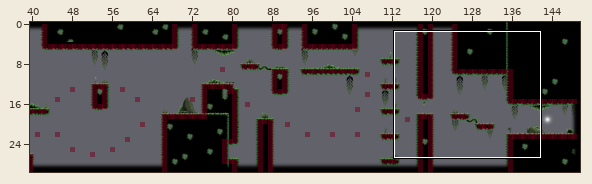
Tiled map, stored at 2D platformer/Output/Assets/maps/level1.tmx. The first picture is a wide view before the edit; the outline marks the close-up.
Close-up. Before:
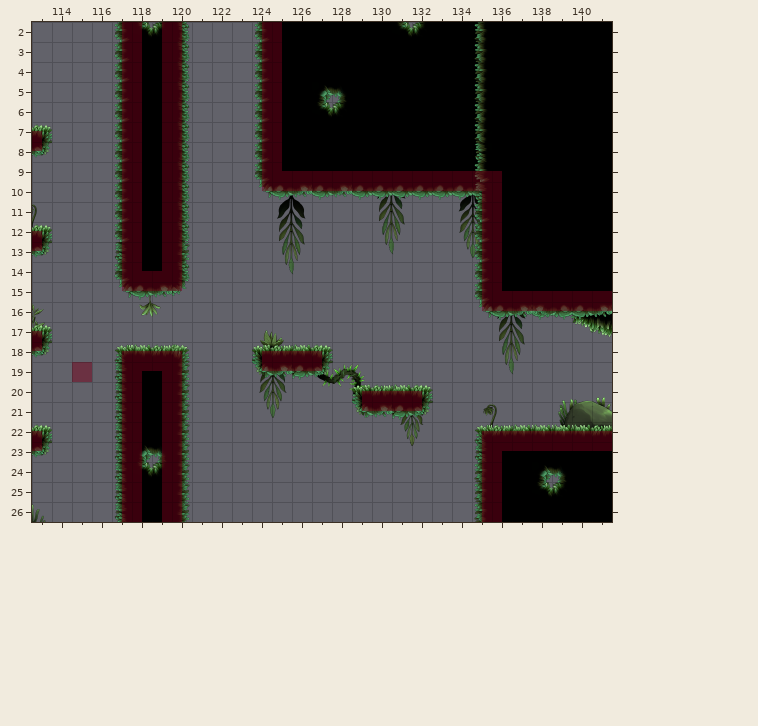
Cells are 64x64 px. Shown: x 113..141, y 2..26. The commit also changed other parts of the map, which this record leaves out.
Once edited:
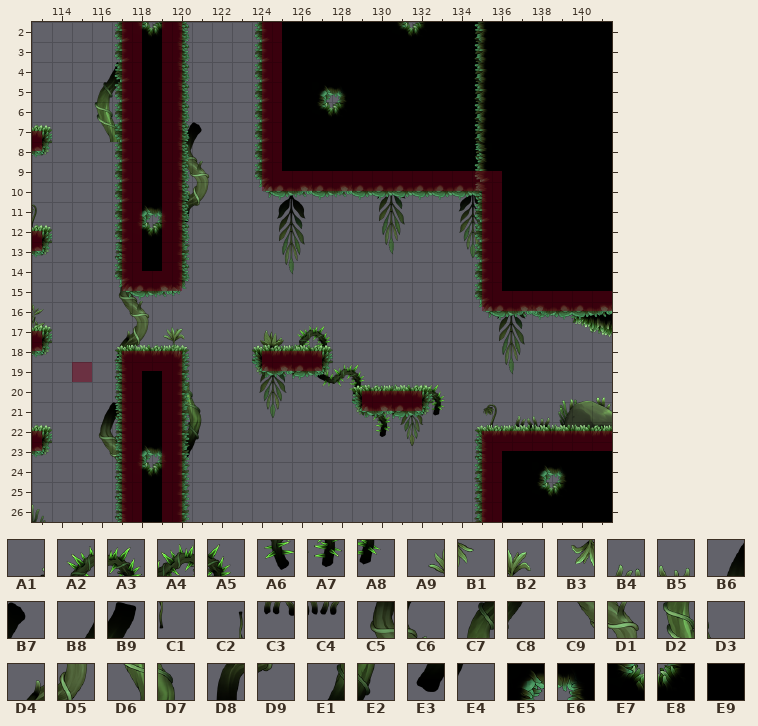
Key: from "Decoration": A1 32, A2 65, A3 66, A4 68, A5 69, A6 81, A7 82, A8 85, A9 162, B1 162 turned 180, B2 163, B3 163 turned 180, B4 166, B5 167, B6 170, B7 171, B8 172, B9 173, C1 179, C2 179 turned 180, C3 182, C4 183, C5 186, C6 187, C7 188, C8 189, C9 202, D1 203, D2 204, D3 205, D4 218, D5 219, D6 220, D7 221, D8 234, D9 235, E1 236, E2 237, E3 252, E4 253; from "Tileset": E5 15, E6 16, E7 29, E8 30, E9 43.
__ is an empty cell.
Edits made:
Layer "decoration":
The edit adds tile A2 in row 17 at x 126.
The edit adds tile A3 in row 17 at x 127; in row 21 at x 130.
The edit adds tile A4 in row 20 at x 132.
The edit adds tile A5 in row 20 at x 133.
The edit adds tile A6 in row 18 at x 126.
The edit adds tile A7 in row 18 at x 127; in row 22 at x 130.
The edit adds tile A8 in row 21 at x 133.
The edit adds tile A9 in row 17 at x 119.
The edit adds tile B2 in row 17 at x 120.
The edit adds tile B4 in row 21 at x 137.
The edit adds tile B5 in row 21 at x 138.
The edit adds tile B6 in row 7 at x 120; in row 21 at x 116.
The edit adds tile B7 in row 7 at x 121; in row 21 at x 117.
The edit adds tile B8 in row 4 at x 116.
The edit adds tile B9 in row 4 at x 117.
The edit adds tile C1 in row 18 at x 120.
The edit adds tile C3 in row 22 at x 137.
Tile A1 gives way to tile C4 in row 22 at x 138.
The edit adds tile C5 in row 8 at x 120; in row 15 at x 117; in row 22 at x 116.
Tile C2 gives way to tile C6 in row 15 at x 118.
The edit adds tile C6 in row 8 at x 121; in row 22 at x 117.
The edit adds tile C7 in row 5 at x 116.
The edit adds tile C8 in row 5 at x 117.
The edit adds tile C9 in row 9 at x 120; in row 16 at x 117; in row 23 at x 116.
Tile B3 gives way to tile D1 in row 16 at x 118.
The edit adds tile D1 in row 9 at x 121; in row 23 at x 117.
The edit adds tile D2 in row 6 at x 116; in row 20 at x 120.
The edit adds tile D3 in row 6 at x 117; in row 20 at x 121.
The edit adds tile D4 in row 10 at x 120; in row 17 at x 117.
The edit adds tile D5 in row 10 at x 121; in row 17 at x 118.
The edit adds tile D6 in row 7 at x 116; in row 21 at x 120.
The edit adds tile D7 in row 7 at x 117; in row 21 at x 121.
The edit adds tile D8 in row 11 at x 120; in row 18 at x 117.
The edit adds tile D9 in row 11 at x 121; in row 18 at x 118.
The edit adds tile E1 in row 22 at x 120.
The edit adds tile E2 in row 22 at x 121.
The edit adds tile E3 in row 23 at x 120.
The edit adds tile E4 in row 23 at x 121.
The edit erases tile B1 in row 16 at x 119.
Layer "front":
Tile E9 gives way to tile E5 in row 11 at x 118.
Tile E9 gives way to tile E6 in row 11 at x 119.
Tile E9 gives way to tile E7 in row 12 at x 118.
Tile E9 gives way to tile E8 in row 12 at x 119.
